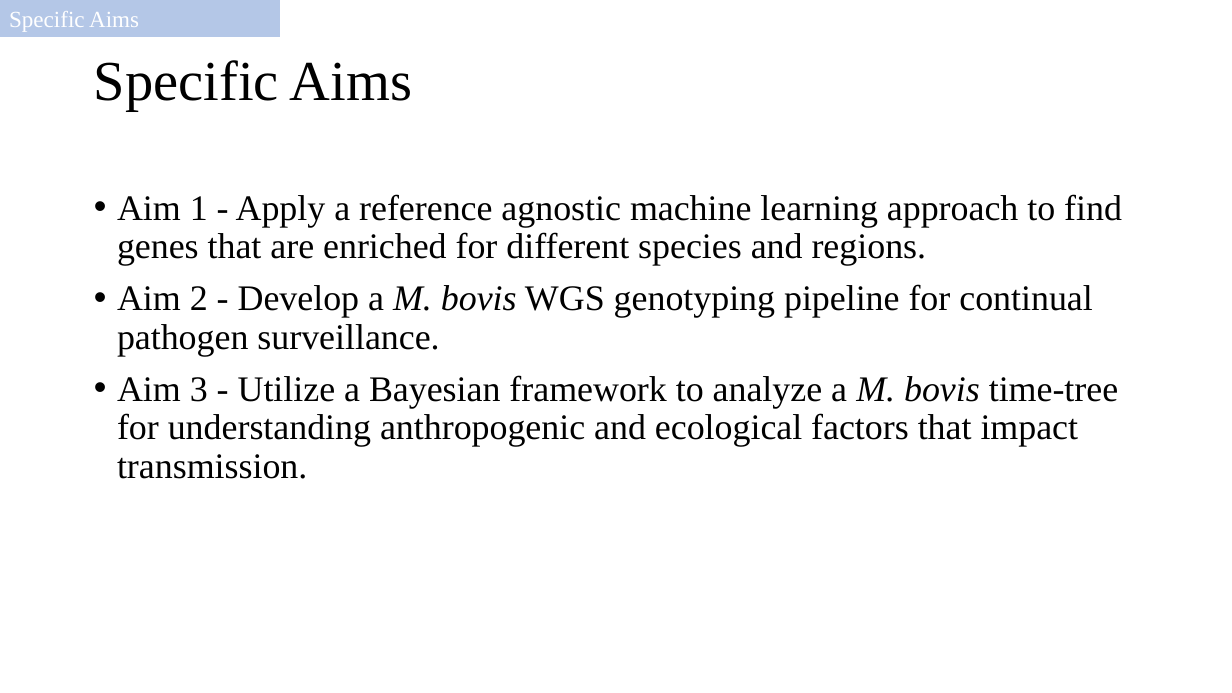
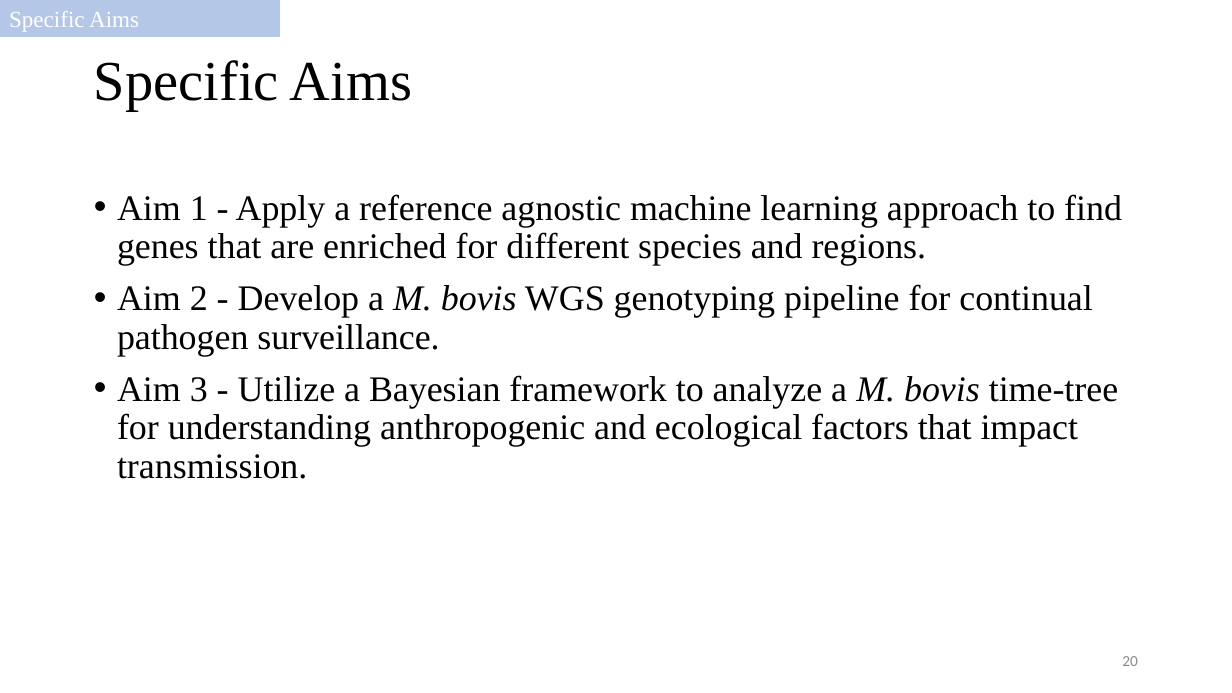
Before and after one commit to salvadorlab/Bovis-PangenomeOfReservoirs, a slide deck: slide 20 of Resources/2021_committeemeeting.pptx (slide 18 before the commit). Drawn at 1232x693 pixels with LibreOffice and Linux fonts; fonts in the diff are those of the drawing. Boxes give left, top, right and bottom in pixels: in the first picture for what was removed or moved away, otherwise in the second. Text is boxed around its words. In the diff, an @@ line names an element or a change of style, - is before the commit and + after.

```diff
--- a/Resources/2021_committeemeeting.pptx
+++ b/Resources/2021_committeemeeting.pptx
@@ page number added at (1122,656,1138,666), 12 pt, text #8C8C8C @@
+20
```
Also in this commit, not shown: 21 other slides changed, 3 slides added, 1 slide removed.
